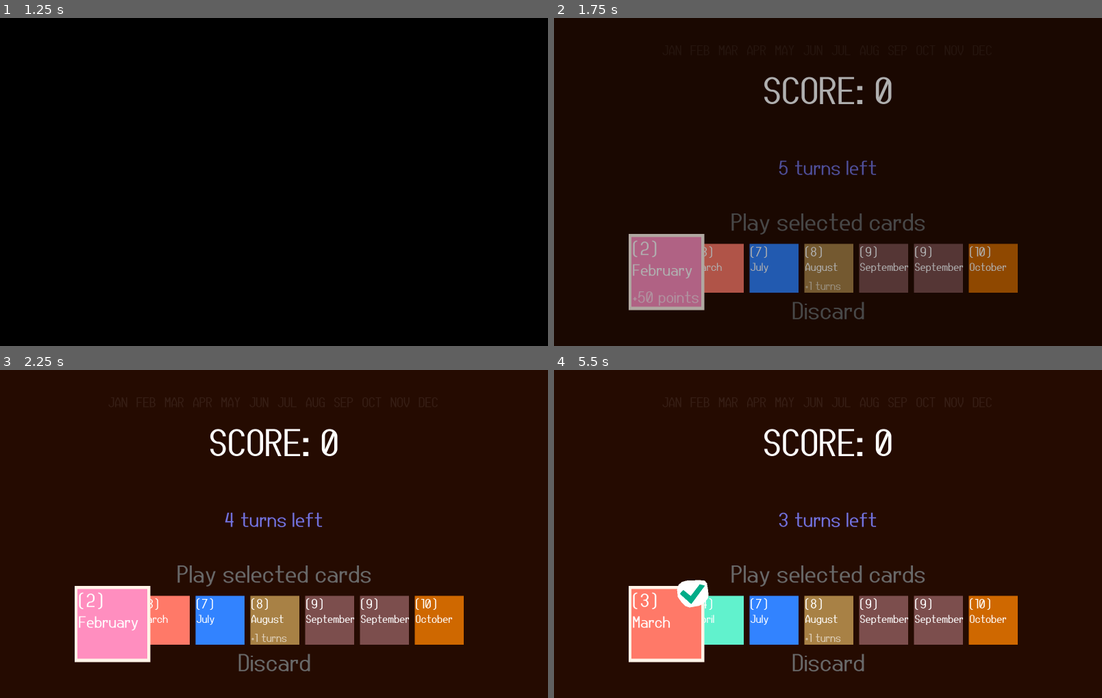
Above: before the commit, frames 1-4 (two rows, left to right).
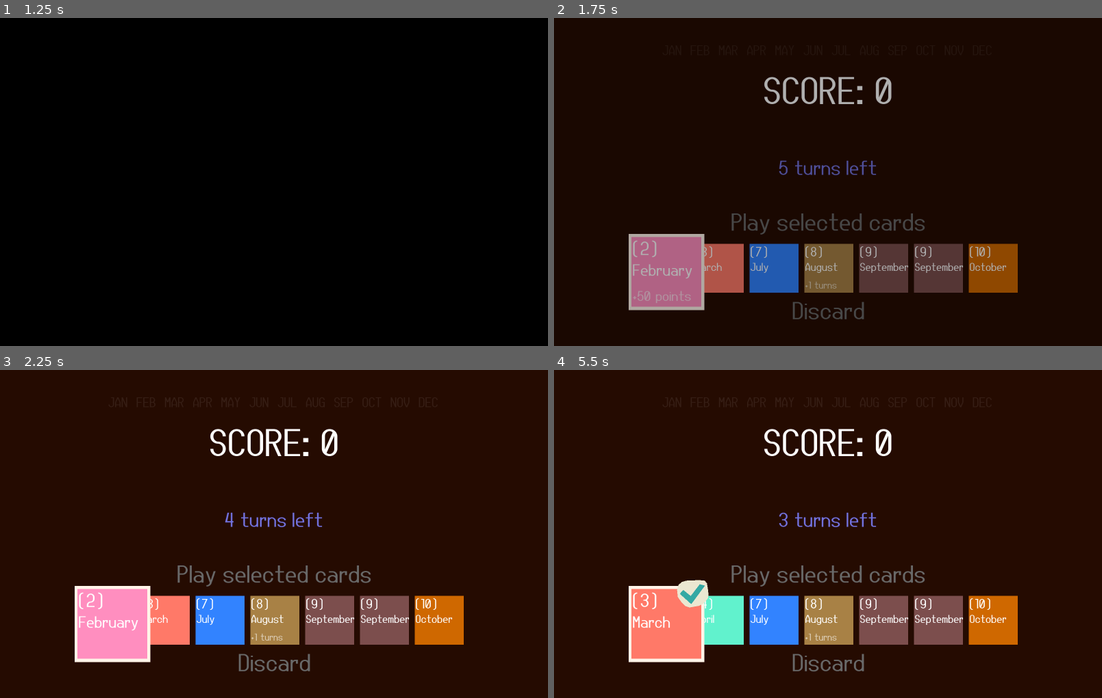
Above: after the commit, the same moments.

Repository: markeryjane/seeker
Game: Godot game, scene res://scenes/title_screen.tscn
Same seed, same stepped clock (60 frames per second), same inputs: the game is played once before the commit and once after it.
Inputs:
- Up to frame 1 (1.25 s): tap Space at 0.5 s; hold Up (ui_up) from 0.53 s (still down); tap Z (discard) at 0.6 s; tap Enter (ui_accept) at 0.77, 0.8, 1.07 s
- Up to frame 2 (1.75 s): keep holding Up (ui_up); tap Enter (ui_accept) at 1.35, 1.52 s; tap Z (discard) at 1.55 s
- Up to frame 3 (2.25 s): tap Enter (ui_accept) at 1.82 s; release Up (ui_up) at 2.03 s; hold Left (ui_left) from 2.03 s (still down); tap Z (discard) at 2.1 s
- Up to frame 4 (5.5 s): tap Enter (ui_accept) at 2.3, 3.02, 3.32, 3.77, 3.8, 4.07, 4.25, 4.35, 4.52, 4.82, 5, 5.3 s; tap X (play_hand) at 2.85 s; tap Z (discard) at 3.05, 3.6, 4.55, 5.1 s; release Left (ui_left) at 3.53 s; hold Down (ui_down) 3.53-4.28 s; hold Right (ui_right) 4.28-5.03 s; hold Up (ui_up) from 5.03 s (still down)

Frame 1 is identical in both runs. In frame 2, 0.2% of the frame differs, in the area x 14-53%, y 80-88%; in frame 3, less than 0.1%; in frame 4, 0.5%, in the area x 22-53%, y 64-83%.

Commit message:
+1 turn now only gives 1 turn, and +3 turns doesnt exist anymore

Diff:
--- a/card_base.tscn
+++ b/card_base.tscn
@@ -187,16 +187,16 @@
 layout_mode = 2
 theme_override_colors/font_color = Color(1, 1, 1, 0.627451)
 theme_override_fonts/font = ExtResource("2_8n5eh")
-theme_override_font_sizes/font_size = 59
-text = "+2"
+theme_override_font_sizes/font_size = 52
+text = "+100"
 
 [node name="EffectLabelType" type="Label" parent="VBoxContainer/EffectText"]
 unique_name_in_owner = true
 layout_mode = 2
 theme_override_colors/font_color = Color(1, 1, 1, 0.627451)
 theme_override_fonts/font = ExtResource("2_8n5eh")
-theme_override_font_sizes/font_size = 59
-text = "turns"
+theme_override_font_sizes/font_size = 52
+text = "points"
 
 [node name="AnimationPlayer" type="AnimationPlayer" parent="."]
 libraries = {
@@ -208,11 +208,12 @@
 script = ExtResource("3_jt4sv")
 
 [node name="Polygon2D" type="Polygon2D" parent="SelectedIcon"]
+color = Color(0.924938, 0.909383, 0.822607, 1)
 polygon = PackedVector2Array(96, -107, 80, -102, 68, -91, 63, -73, 66, -47, 80, -27, 94, -14, 109, -9, 143, -15, 157, -22, 166, -30, 176, -43, 178, -56, 176, -75, 172, -98, 164, -107, 144, -109, 118, -108)
 
 [node name="SelectedIconPolygon" type="Polygon2D" parent="SelectedIcon"]
 position = Vector2(102, 56)
-color = Color(1.63645e-06, 0.677877, 0.534922, 1)
+color = Color(0.205166, 0.665432, 0.644282, 1)
 polygon = PackedVector2Array(-29, -115, 13, -77, 63, -145, 44, -150, 11, -107, -16, -129)
 
 [node name="SelectedAnimationPlayer" type="AnimationPlayer" parent="SelectedIcon"]
--- a/scenes/main_scene.gd
+++ b/scenes/main_scene.gd
@@ -18,6 +18,7 @@
 @onready var year_ui: Control = %YearUI
 @onready var turns_left_container: CenterContainer = %TurnsLeftContainer
 @onready var turns_left_value_label: Label = %TurnsLeftValueLabel
+@onready var play_discard_center_container: CenterContainer = %PlayDiscardCenterContainer
 
 @onready var move_cursor_sfx: AudioStreamPlayer = %MoveCursorSfx
 @onready var select_card_sfx: AudioStreamPlayer = %SelectCardSfx
@@ -64,14 +65,14 @@
 			if _type != 0:
 				#var _positive = randi_range(0,3)
 				var amount = 0
-				amount = randi_range(1,3)
+				amount = randi_range(1,2)
 				#if _positive == 0:
 					#amount = randi_range(-1,-2)
 				#else:
 					#amount = randi_range(1,2)
 
 				if _type == 2: #points
-					amount *= 25
+					amount *= 50
 
 				card_instance.effect_amount = amount
 			deck.append(card_instance)
@@ -98,6 +99,7 @@
 	if game_is_over: return
 
 	remove_child(hand_node)
+	remove_child(play_discard_center_container)
 
 	game_is_over = true
 
@@ -306,7 +308,7 @@
 			if card.card_effect == 2: #add points
 				_points_to_add += card.effect_amount
 			elif card.card_effect == 1: #add turns
-				turns_left += card.effect_amount + 1 #give an extra cos we're using a turn
+				turns_left += card.effect_amount
 
 				var _inst = EXTRA_TURN_INDICATOR.instantiate()
 				_inst.position = Vector2(990,655)
--- a/scenes/main_scene.tscn
+++ b/scenes/main_scene.tscn
@@ -66,6 +66,7 @@
 position = Vector2(756, 178)
 
 [node name="PlayDiscardCenterContainer" type="CenterContainer" parent="."]
+unique_name_in_owner = true
 offset_top = 586.0
 offset_right = 2003.0
 offset_bottom = 1228.0
